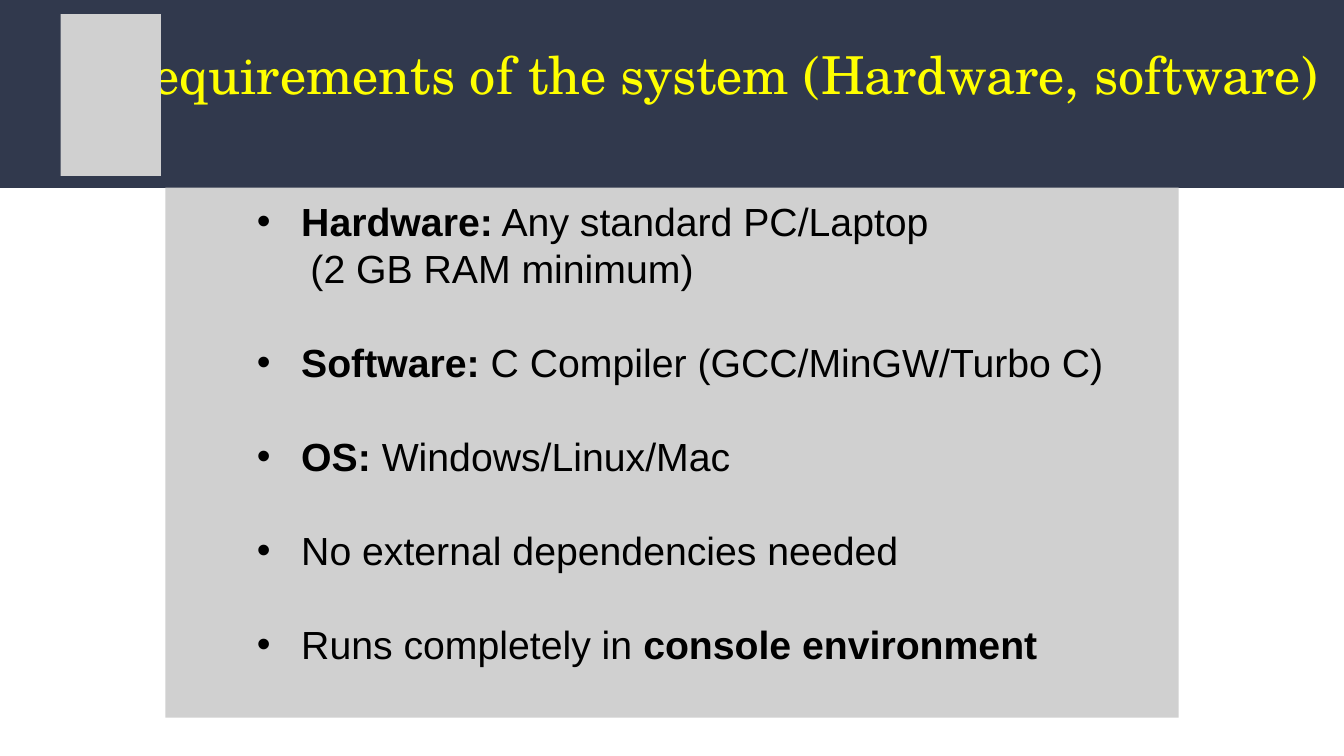
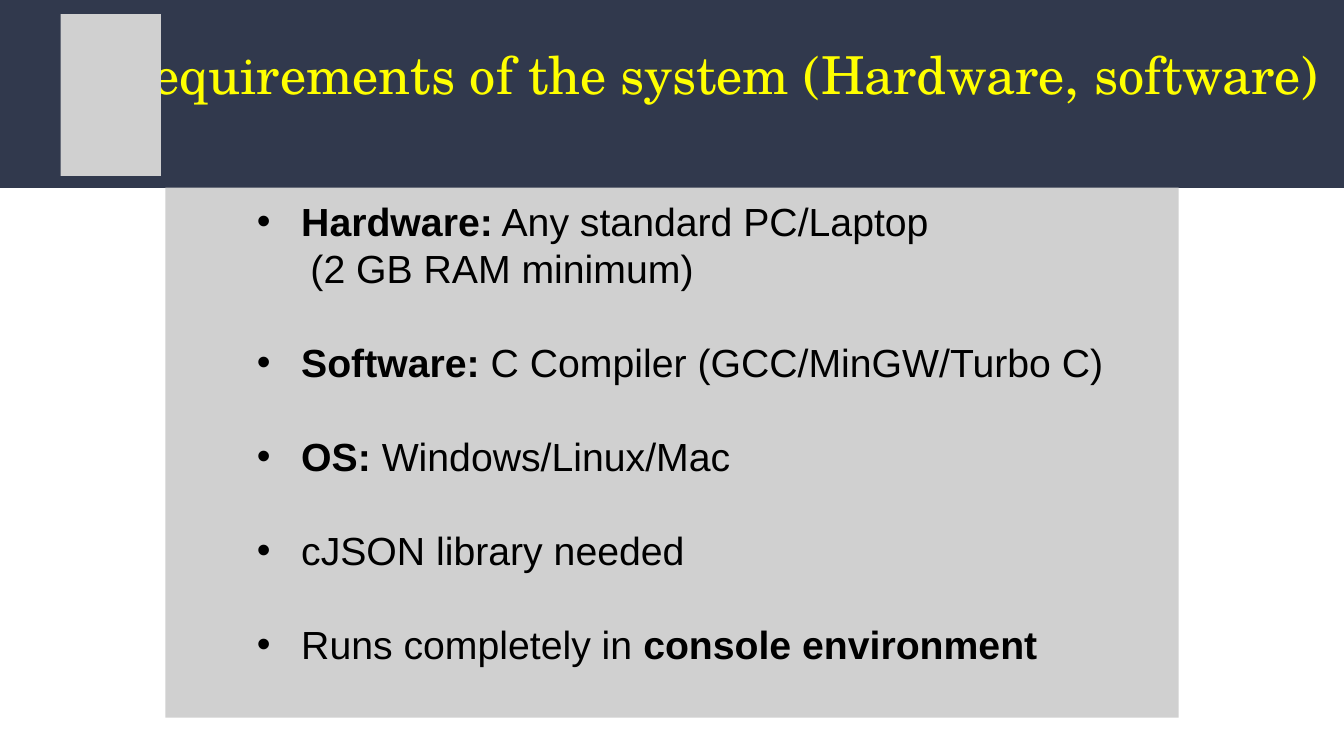
Before and after one commit to aaditralph/DSA-Mini-Project, a slide deck: slide 8 of DSA_MiniProject.pptx. Drawn at 1344x756 pixels with LibreOffice and Linux fonts; fonts in the diff are those of the drawing; grey boxes stand for pictures. Boxes give left, top, right and bottom in pixels: in the first picture for what was removed or moved away, otherwise in the second. Text is boxed around its words. In the diff, an @@ line names an element or a change of style, - is before the commit and + after.

```diff
--- a/DSA_MiniProject.pptx
+++ b/DSA_MiniProject.pptx
@@ text at box(301, 536, 685, 573): text changed @@
-  • No external dependencies needed
+  • cJSON library needed
```
Also in this commit, not shown: 4 other slides changed, 3 slides added, 2 slides removed.
